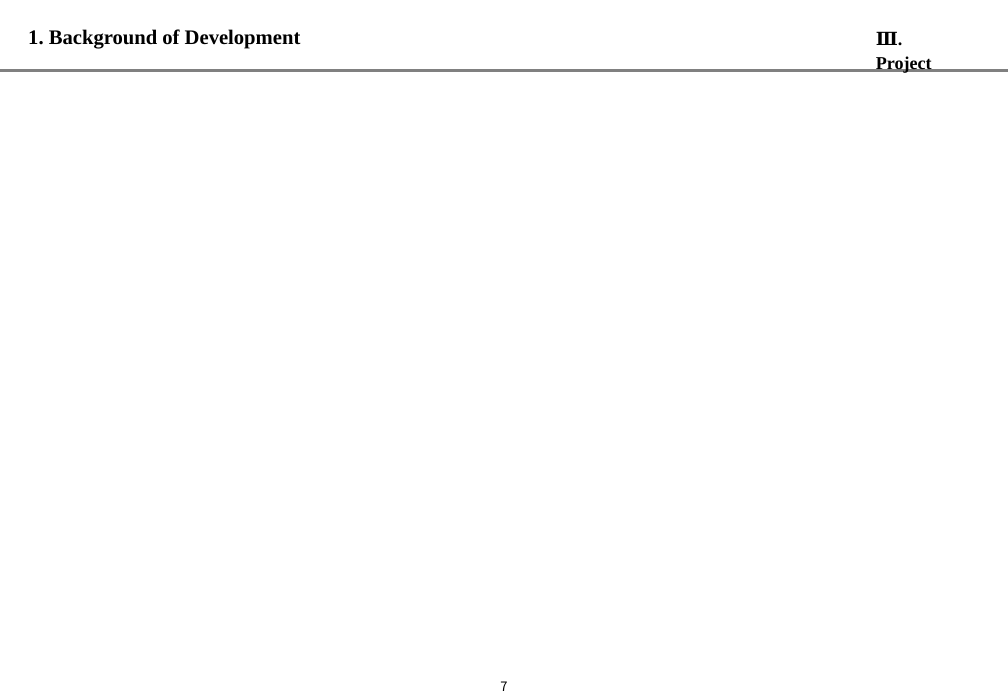
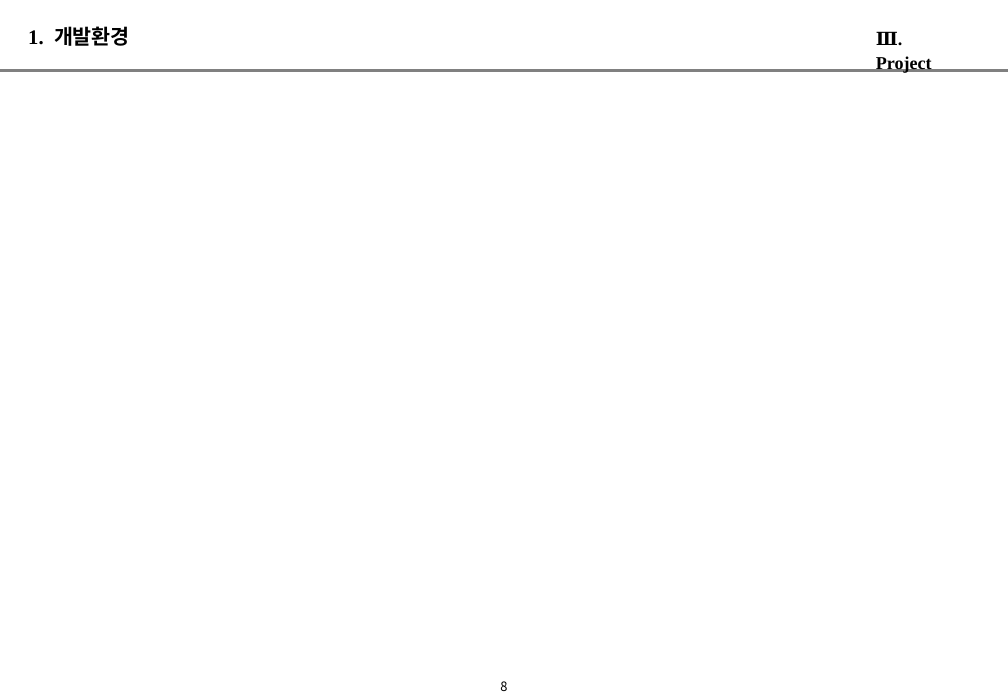
Before and after one commit to alladd/tcl2017, a slide deck: slide 9 of 51_발표PT자료/02_PT.pptx (slide 8 before the commit). Drawn at 1008x698 pixels with LibreOffice and Linux fonts; fonts in the diff are those of the drawing; background and template pictures are left out. Boxes give left, top, right and bottom in pixels: in the first picture for what was removed or moved away, otherwise in the second. Text is boxed around its words. In the diff, an @@ line names an element or a change of style, - is before the commit and + after.

```diff
--- a/51_발표PT자료/02_PT.pptx
+++ b/51_발표PT자료/02_PT.pptx
@@ text at [28,26,130,46]: text changed; font Times New Roman to Noto Sans CJK KR @@
-1. Background of Development
+1. 개발환경
@@ page number at [500,681,507,691]: text changed @@
-7
+8
```
Also in this commit, not shown: 11 other slides changed, 5 slides added, 17 other files.
